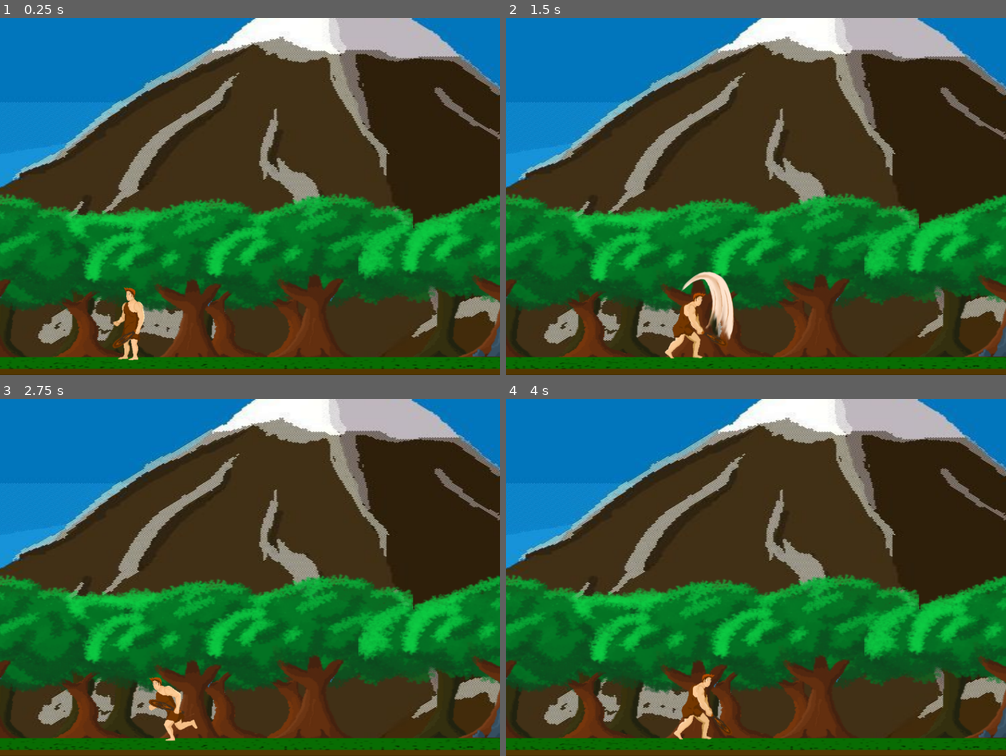
Above: before the commit, frames 1-4 (two rows, left to right).
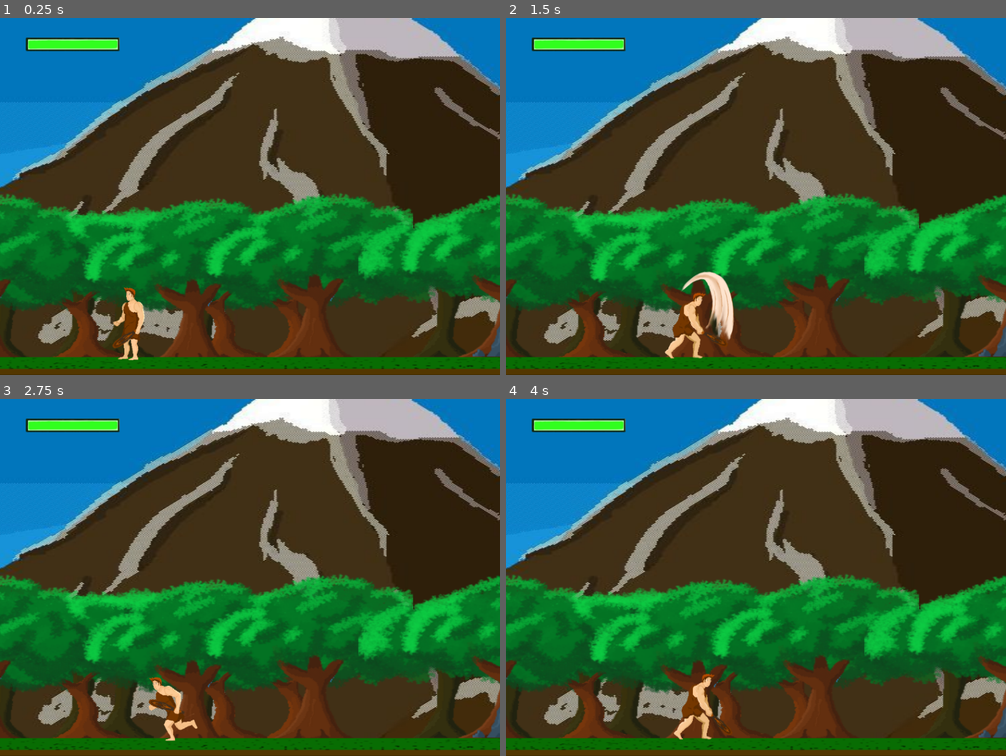
Above: after the commit, the same moments.

Repository: gilmarkandrade/game_lucas_github
Game: Godot game, scene res://fases/fase_1/world_1_cena_1.tscn
The game is run twice, just before and just after one commit, with the same random seed, the same clock (stepped at 60 frames per second) and the same inputs. The engine's default icon, where the game draws it, is replaced by a stand-in: a white triangle on a blue panel in a dark square.
Inputs (mouse positions are in pixels of both pictures, inside the frame that each line leads up to):
- Up to frame 1 (0.25 s): no input
- Up to frame 2 (1.5 s): tap Enter (ui_accept) at 0.5, 1.35 s; move the mouse to (866, 178) at 0.52 s; hold Enter (ui_accept) 0.53-1.28 s; hold Right (ui_right) from 0.53 s (still down); move the mouse to (656, 214) at 1.27 s
- Up to frame 3 (2.75 s): tap Enter (ui_accept) at 1.52, 1.82, 2 s; move the mouse to (300, 498) at 2.02 s; release Right (ui_right) at 2.03 s; hold Left (ui_left) from 2.03 s (still down); hold Enter (ui_accept) from 2.03 s (still down)
- Up to frame 4 (4 s): move the mouse to (731, 648) at 2.77 s; release Left (ui_left) at 2.78 s; release Enter (ui_accept) at 2.78 s; hold Right (ui_right) from 2.78 s (still down); tap Enter (ui_accept) at 2.85, 3.02, 3.32, 3.5 s; move the mouse to (906, 631) at 3.52 s; hold Enter (ui_accept) from 3.53 s (still down)

The runs differ from the first frame. In frame 1, 0.8% of the frame differs, in the area x 5-24%, y 5-10%; in frame 2, 0.8%; in frame 3, 0.8%; in frame 4, 0.8%.

Commit message:
criado hud e implementado nas fase 1

Diff:
--- /dev/null
+++ b/game_lucas/assets_game/hud_player/hud_life_player.gd
@@ -0,0 +1,7 @@
+extends Control
+
+func _process(delta):
+	update_value_bar_life()
+
+func update_value_bar_life():
+	$bar_life_progress.value = atributos_player_singleton.life_player
--- /dev/null
+++ b/game_lucas/cenas_globais/hud_life.tscn
@@ -0,0 +1,23 @@
+[gd_scene load_steps=4 format=2]
+
+[ext_resource path="res://assets_game/hud_player/hud_life_player.gd" type="Script" id=1]
+[ext_resource path="res://assets_game/hud_player/hud_temporario_fundo.png" type="Texture" id=2]
+[ext_resource path="res://assets_game/hud_player/hud_temporario_frente.png" type="Texture" id=3]
+
+[node name="hud_life" type="Control"]
+margin_right = 40.0
+margin_bottom = 40.0
+script = ExtResource( 1 )
+
+[node name="hud_temporario_fundo" type="Sprite" parent="."]
+position = Vector2( 121.961, 44.407 )
+scale = Vector2( 0.998125, 0.975309 )
+texture = ExtResource( 2 )
+
+[node name="bar_life_progress" type="TextureProgress" parent="."]
+margin_left = 42.9629
+margin_top = 32.5925
+margin_right = 200.963
+margin_bottom = 56.5925
+value = 98.0
+texture_progress = ExtResource( 3 )
--- a/game_lucas/fases/fase_1/world_1_cena_1.tscn
+++ b/game_lucas/fases/fase_1/world_1_cena_1.tscn
@@ -1,14 +1,15 @@
-[gd_scene load_steps=14 format=2]
+[gd_scene load_steps=15 format=2]
 
 [ext_resource path="res://scripts/script_fases/fase_1_script.gd" type="Script" id=1]
-[ext_resource path="res://assets_game/background/fase_1/cena_1/Chão.png" type="Texture" id=2]
-[ext_resource path="res://assets_game/background/fase_1/cena_1/Pedra.png" type="Texture" id=3]
-[ext_resource path="res://icon.png" type="Texture" id=4]
-[ext_resource path="res://assets_game/background/fase_1/cena_1/Arvore.png" type="Texture" id=5]
-[ext_resource path="res://player/player_fase1/side_scroller_F1/player_plataforma.tscn" type="PackedScene" id=6]
-[ext_resource path="res://inimigos/inimigos_comun/fase_1/homem_das_cavernas/side_scroller/homen_das_cavernas(s_d).tscn" type="PackedScene" id=7]
-[ext_resource path="res://assets_game/background/fase_1/cena_1/background_fase_1_cena_1.jpg" type="Texture" id=8]
-[ext_resource path="res://assets_game/background/fase_1/cena_1/Background_arvores_cena1.png" type="Texture" id=9]
+[ext_resource path="res://cenas_globais/hud_life.tscn" type="PackedScene" id=2]
+[ext_resource path="res://assets_game/background/fase_1/cena_1/Chão.png" type="Texture" id=3]
+[ext_resource path="res://assets_game/background/fase_1/cena_1/Pedra.png" type="Texture" id=4]
+[ext_resource path="res://icon.png" type="Texture" id=5]
+[ext_resource path="res://assets_game/background/fase_1/cena_1/Arvore.png" type="Texture" id=6]
+[ext_resource path="res://player/player_fase1/side_scroller_F1/player_plataforma.tscn" type="PackedScene" id=7]
+[ext_resource path="res://inimigos/inimigos_comun/fase_1/homem_das_cavernas/side_scroller/homen_das_cavernas(s_d).tscn" type="PackedScene" id=8]
+[ext_resource path="res://assets_game/background/fase_1/cena_1/background_fase_1_cena_1.jpg" type="Texture" id=9]
+[ext_resource path="res://assets_game/background/fase_1/cena_1/Background_arvores_cena1.png" type="Texture" id=10]
 
 [sub_resource type="RectangleShape2D" id=1]
 extents = Vector2( 244, 10 )
@@ -25,6 +26,10 @@
 [node name="world" type="Node"]
 script = ExtResource( 1 )
 
+[node name="CanvasLayer" type="CanvasLayer" parent="."]
+
+[node name="hud_life" parent="CanvasLayer" instance=ExtResource( 2 )]
+
 [node name="Chão" type="StaticBody2D" parent="."]
 editor/display_folded = true
 position = Vector2( 45, 7 )
--- a/game_lucas/fases/fase_1/world_1_cena_2.tscn
+++ b/game_lucas/fases/fase_1/world_1_cena_2.tscn
@@ -1,15 +1,16 @@
-[gd_scene load_steps=16 format=2]
+[gd_scene load_steps=17 format=2]
 
 [ext_resource path="res://scripts/script_fases/fase_1_script.gd" type="Script" id=1]
-[ext_resource path="res://assets_game/background/fase_1/cena_2/layer_topodaarvore.png" type="Texture" id=2]
-[ext_resource path="res://assets_game/background/fase_1/cena_2/layer_arvores_top_down.png" type="Texture" id=3]
-[ext_resource path="res://assets_game/background/fase_1/cena_2/background_topdow1 ajustado.png" type="Texture" id=4]
-[ext_resource path="res://player/player_fase1/top_down_F1/player_top_down.tscn" type="PackedScene" id=5]
-[ext_resource path="res://inimigos/inimigos_comun/fase_1/homem_das_cavernas/top_down/homen_das_cavernas(T_D).tscn" type="PackedScene" id=6]
-[ext_resource path="res://assets_game/background/fase_1/cena_2/river_motion_animation/river_motion_animation0000.png" type="Texture" id=7]
-[ext_resource path="res://assets_game/background/fase_1/cena_2/river_motion_animation/river_motion_animation0001.png" type="Texture" id=8]
-[ext_resource path="res://assets_game/background/fase_1/cena_2/river_motion_animation/river_motion_animation0002.png" type="Texture" id=9]
-[ext_resource path="res://assets_game/background/fase_1/cena_2/river_motion_animation/river_motion_animation0003.png" type="Texture" id=10]
+[ext_resource path="res://cenas_globais/hud_life.tscn" type="PackedScene" id=2]
+[ext_resource path="res://assets_game/background/fase_1/cena_2/layer_topodaarvore.png" type="Texture" id=3]
+[ext_resource path="res://assets_game/background/fase_1/cena_2/layer_arvores_top_down.png" type="Texture" id=4]
+[ext_resource path="res://assets_game/background/fase_1/cena_2/background_topdow1 ajustado.png" type="Texture" id=5]
+[ext_resource path="res://player/player_fase1/top_down_F1/player_top_down.tscn" type="PackedScene" id=6]
+[ext_resource path="res://inimigos/inimigos_comun/fase_1/homem_das_cavernas/top_down/homen_das_cavernas(T_D).tscn" type="PackedScene" id=7]
+[ext_resource path="res://assets_game/background/fase_1/cena_2/river_motion_animation/river_motion_animation0000.png" type="Texture" id=8]
+[ext_resource path="res://assets_game/background/fase_1/cena_2/river_motion_animation/river_motion_animation0001.png" type="Texture" id=9]
+[ext_resource path="res://assets_game/background/fase_1/cena_2/river_motion_animation/river_motion_animation0002.png" type="Texture" id=10]
+[ext_resource path="res://assets_game/background/fase_1/cena_2/river_motion_animation/river_motion_animation0003.png" type="Texture" id=11]
 
 [sub_resource type="RectangleShape2D" id=1]
 extents = Vector2( 447.926, 11.1625 )
@@ -33,6 +34,10 @@
 
 [node name="world2 " type="Node"]
 script = ExtResource( 1 )
+
+[node name="CanvasLayer" type="CanvasLayer" parent="."]
+
+[node name="hud_life" parent="CanvasLayer" instance=ExtResource( 2 )]
 
 [node name="StaticBody2D" type="StaticBody2D" parent="."]
 editor/display_folded = true
@@ -170,7 +175,7 @@
 position = Vector2( 189, -303.75 )
 frames = SubResource( 3 )
 animation = "river_motion"
-frame = 1
+frame = 2
 playing = true
 
 [node name="Area2D2_Rio" type="Area2D" parent="."]
--- a/game_lucas/fases/fase_1/world_1_cena_3.tscn
+++ b/game_lucas/fases/fase_1/world_1_cena_3.tscn
@@ -1,15 +1,16 @@
-[gd_scene load_steps=18 format=2]
+[gd_scene load_steps=19 format=2]
 
 [ext_resource path="res://scripts/script_fases/fase_1_script.gd" type="Script" id=1]
-[ext_resource path="res://assets_game/background/fase_1/cena_3/background_topdow2_ajustado.png" type="Texture" id=2]
-[ext_resource path="res://assets_game/background/fase_1/cena_3/layer_arvore1cimamapa.png" type="Texture" id=3]
-[ext_resource path="res://assets_game/background/fase_1/cena_3/layer_arvorebaixomapa.png" type="Texture" id=4]
-[ext_resource path="res://assets_game/background/fase_1/cena_3/layer_arvoreladomapa.png" type="Texture" id=5]
-[ext_resource path="res://assets_game/background/fase_1/cena_3/river_animation_cena3/river_motion0000.png" type="Texture" id=6]
-[ext_resource path="res://assets_game/background/fase_1/cena_3/river_animation_cena3/river_motion0001.png" type="Texture" id=7]
-[ext_resource path="res://assets_game/background/fase_1/cena_3/river_animation_cena3/river_motion0002.png" type="Texture" id=8]
-[ext_resource path="res://assets_game/background/fase_1/cena_3/river_animation_cena3/river_motion0003.png" type="Texture" id=9]
-[ext_resource path="res://player/player_fase1/top_down_F1/player_top_down.tscn" type="PackedScene" id=10]
+[ext_resource path="res://cenas_globais/hud_life.tscn" type="PackedScene" id=2]
+[ext_resource path="res://assets_game/background/fase_1/cena_3/background_topdow2_ajustado.png" type="Texture" id=3]
+[ext_resource path="res://assets_game/background/fase_1/cena_3/layer_arvore1cimamapa.png" type="Texture" id=4]
+[ext_resource path="res://assets_game/background/fase_1/cena_3/layer_arvorebaixomapa.png" type="Texture" id=5]
+[ext_resource path="res://assets_game/background/fase_1/cena_3/layer_arvoreladomapa.png" type="Texture" id=6]
+[ext_resource path="res://assets_game/background/fase_1/cena_3/river_animation_cena3/river_motion0000.png" type="Texture" id=7]
+[ext_resource path="res://assets_game/background/fase_1/cena_3/river_animation_cena3/river_motion0001.png" type="Texture" id=8]
+[ext_resource path="res://assets_game/background/fase_1/cena_3/river_animation_cena3/river_motion0002.png" type="Texture" id=9]
+[ext_resource path="res://assets_game/background/fase_1/cena_3/river_animation_cena3/river_motion0003.png" type="Texture" id=10]
+[ext_resource path="res://player/player_fase1/top_down_F1/player_top_down.tscn" type="PackedScene" id=11]
 
 [sub_resource type="RectangleShape2D" id=1]
 extents = Vector2( 16.45, 355.894 )
@@ -39,6 +40,10 @@
 
 [node name="world_1_cena_3" type="Node"]
 script = ExtResource( 1 )
+
+[node name="CanvasLayer" type="CanvasLayer" parent="."]
+
+[node name="hud_life" parent="CanvasLayer" instance=ExtResource( 2 )]
 
 [node name="StaticBody2D" type="StaticBody2D" parent="."]
 position = Vector2( -183.901, -92.5872 )
@@ -96,23 +101,24 @@
 
 [node name="layer_arvore1cimamapa" type="Sprite" parent="Parallax_arvores/Parallax_arvore"]
 position = Vector2( 183.772, -321.006 )
-texture = ExtResource( 3 )
+texture = ExtResource( 4 )
 
 [node name="layer_arvorebaixomapa" type="Sprite" parent="Parallax_arvores/Parallax_arvore"]
 position = Vector2( 188.029, 147.004 )
-texture = ExtResource( 4 )
+texture = ExtResource( 5 )
 
 [node name="layer_arvoreladomapa" type="Sprite" parent="Parallax_arvores/Parallax_arvore"]
 position = Vector2( 700.638, -79.4266 )
-texture = ExtResource( 5 )
+texture = ExtResource( 6 )
 
 [node name="river_animation" type="AnimatedSprite" parent="."]
 position = Vector2( 284.36, -215.179 )
 frames = SubResource( 6 )
 animation = "Animação Rio"
+frame = 3
 playing = true
 
-[node name="player_top_down" parent="." instance=ExtResource( 10 )]
+[node name="player_top_down" parent="." instance=ExtResource( 11 )]
 position = Vector2( -118, 70 )
 scale = Vector2( 0.4, 0.4 )
 
Binary file added: game_lucas/assets_game/hud_player/hud_temporario_frente.png
Not shown, added: game_lucas/assets_game/hud_player/hud_temporario_frente.png.import
Binary file added: game_lucas/assets_game/hud_player/hud_temporario_fundo.png
Not shown, added: game_lucas/assets_game/hud_player/hud_temporario_fundo.png.import
Not shown: 8 places in game_lucas/fases/fase_1/world_1_cena_1.tscn that only renumber resources
Not shown: 4 places in game_lucas/fases/fase_1/world_1_cena_2.tscn that only renumber resources
Not shown: 2 places in game_lucas/fases/fase_1/world_1_cena_3.tscn that only renumber resources
Not shown, added: game_lucas/assets_game/hud_player/hud_temporario_frente.png~
